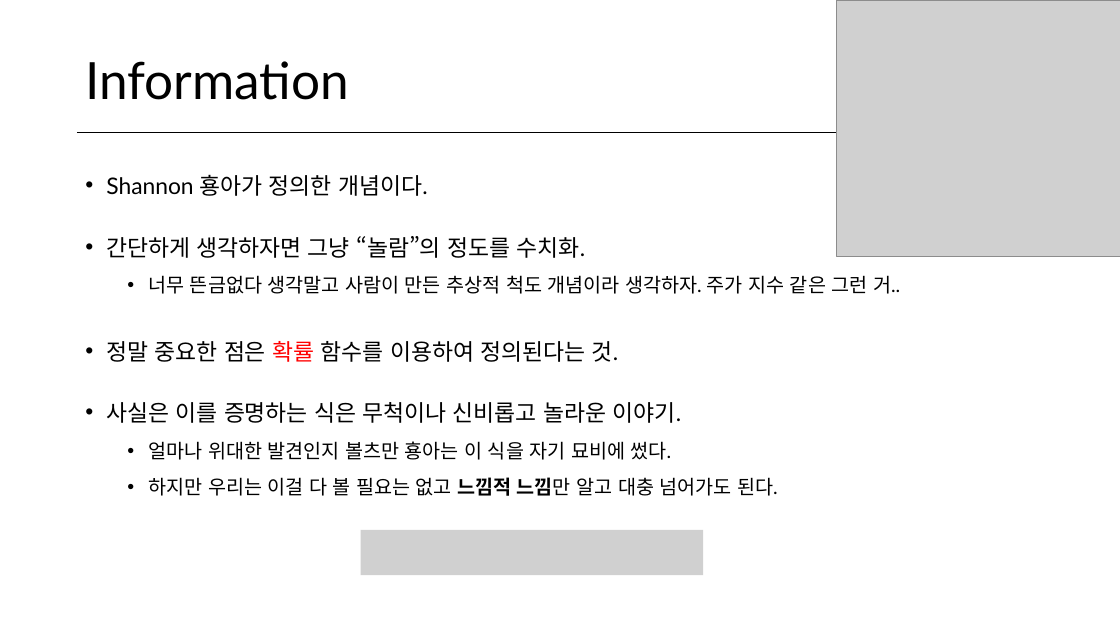
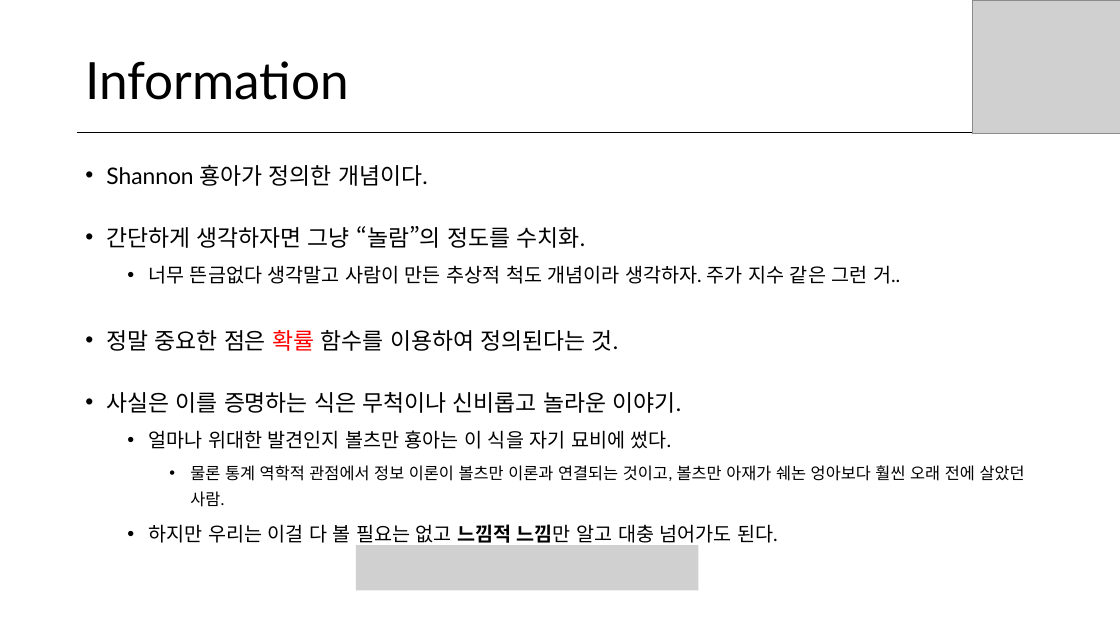
Before and after one commit to norman3/vi, a slide deck: slide 15 of vi.pptx. Drawn at 1120x630 pixels with LibreOffice and Linux fonts; fonts in the diff are those of the drawing; grey boxes stand for pictures. Boxes give left, top, right and bottom in pixels: in the first picture for what was removed or moved away, otherwise in the second. Text is boxed around its words. In the diff, an @@ line names an element or a change of style, - is before the commit and + after.

```diff
--- a/vi.pptx
+++ b/vi.pptx
@@ picture: place and size @@
-picture at [837, 0, 1120, 256]
+picture at [972, 0, 1120, 134]
@@ text "Shannon 횽아가 정의한 개념이다.": place and size @@
-text "Shannon 횽아가 정의한 개념이다." at [106, 174, 900, 496]
+text "Shannon 횽아가 정의한 개념이다." at [106, 164, 1025, 546]
@@ text at [190, 465, 1025, 507]: paragraph added @@
+    • 물론 통계 역학적 관점에서 정보 이론이 볼츠만 이론과 연결되는 것이고, 볼츠만 아재가 쉐논 엉아보다 훨씬 오래 전에 살았던 사람.
@@ picture: place and size @@
-picture at [360, 530, 703, 576]
+picture at [356, 545, 699, 591]
```
Also in this commit, not shown: 14 other slides changed, 1 slide added, 1 other file.
